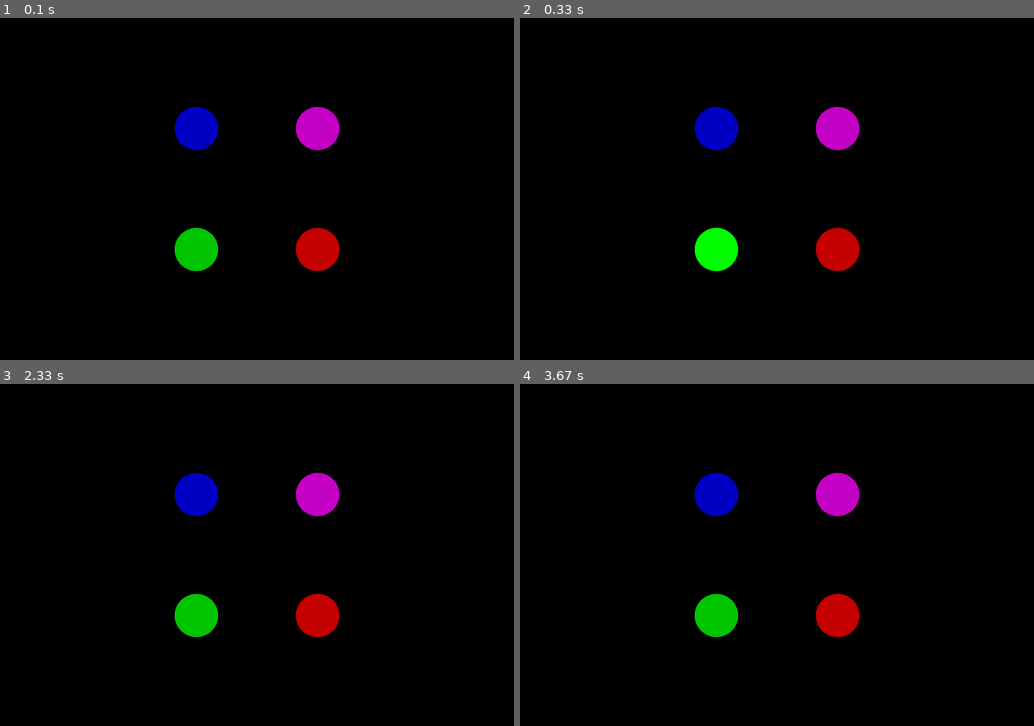
Above: before the commit, frames 1-4 (two rows, left to right).
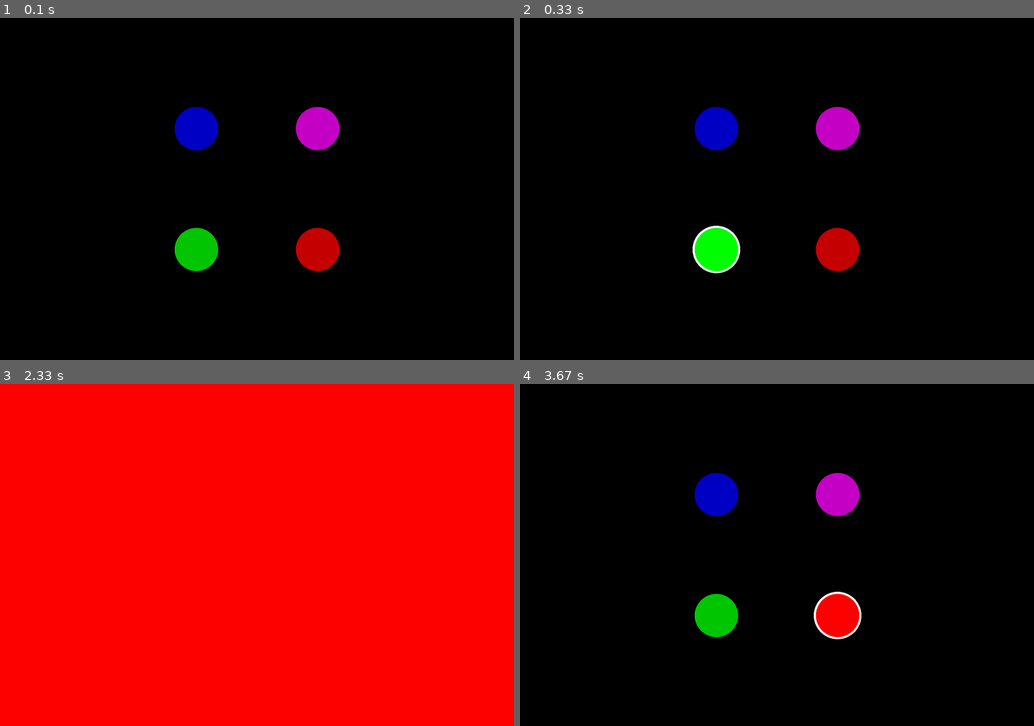
Above: after the commit, the same moments.

Repository: arieltl/genius-pygame
Game: pygame game, started from genius.py
Same seed, same stepped clock (60 frames per second), same inputs: the game is played once before the commit and once after it.
Inputs (mouse positions are in pixels of both pictures, inside the frame that each line leads up to):
- Up to frame 1 (0.1 s): no input
- Up to frame 2 (0.33 s): no input
- Up to frame 3 (2.33 s): click (318, 585) at 1.38 s; click (185, 483) at 2.22 s
- Up to frame 4 (3.67 s): no input

Frame 1 is identical in both runs. In frame 2, 0.2% of the frame differs, in the area x 33-43%, y 60-75%; in frame 3, 100%, in the area x 0-100%, y 0-100%; in frame 4, 1.0%.

Commit message:
melhora no visual do flash

Diff:
--- a/main_game.py
+++ b/main_game.py
@@ -9,7 +9,7 @@
 class GameManager:
     def __init__(self, window):
         self.window = window
-        self.start_game()
+
 
     def start_game(self):
         self.sequence = []
@@ -35,6 +35,11 @@
                 self.current_index = 0
                 action = {"function": self.increment_sequence, "delay":0}
                 self.actions_list.append(action)
+        else:
+            self.window.fill((255,0,0))
+            action = {"function":self.start_game,"delay":1000}
+            self.actions_list.append(action)
+
 
     def play_sequence(self):
         actions = []
--- a/support_classes.py
+++ b/support_classes.py
@@ -37,11 +37,13 @@
 
     def draw(self,window):
         self.color.a = 200
-        pygame.gfxdraw.aacircle(window,*self.center.position,self.radius,self.color)
+        pygame.gfxdraw.aacircle(window,*self.center.position,self.radius,(self.color))
         pygame.gfxdraw.filled_circle(window,*self.center.position,self.radius,self.color)
 
     def flash(self,window, time = 1000):
         self.color.a = 255
+        pygame.gfxdraw.aacircle(window,*self.center.position,self.radius+5,(255,255,255))
+        pygame.gfxdraw.filled_circle(window,*self.center.position,self.radius+5,(255,255,255))
         pygame.gfxdraw.aacircle(window,*self.center.position,self.radius,self.color)
         pygame.gfxdraw.filled_circle(window,*self.center.position,self.radius,self.color)
         self.sound.play(-1,maxtime = time)
